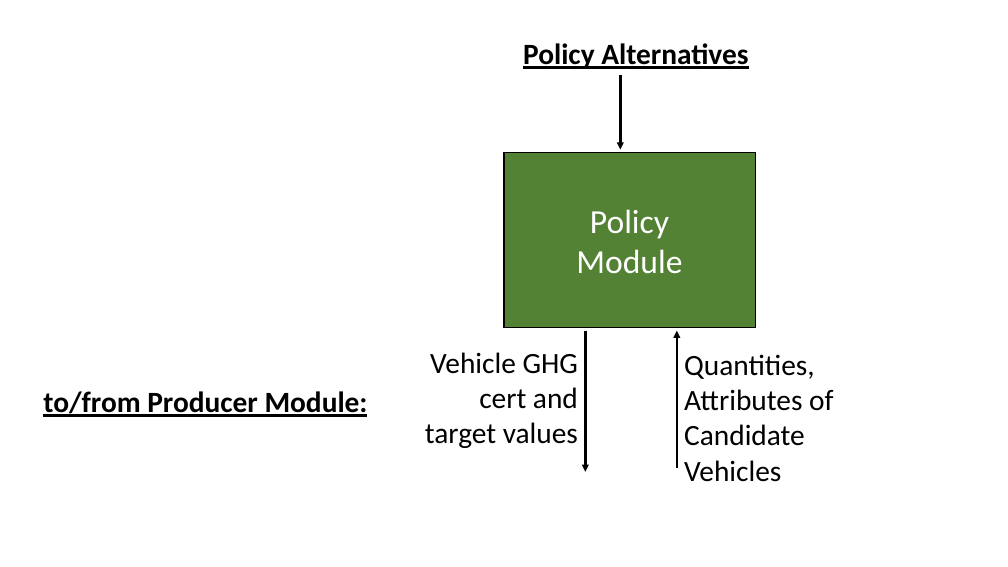
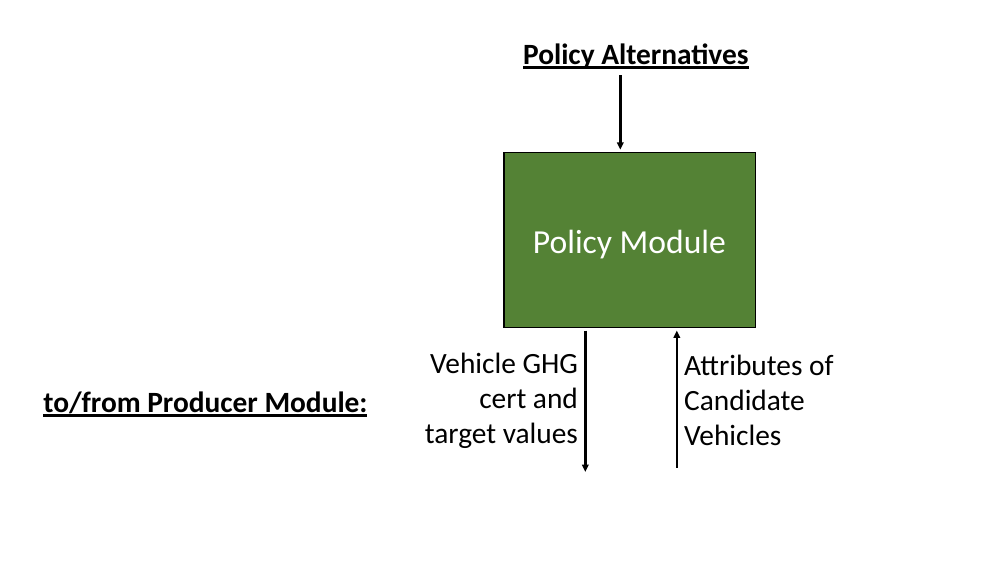
Before and after one commit to USEPA/EPA_OMEGA_Model, a slide deck: slide 9 of doc/source/_static/raw_figures.pptx. Drawn at 1008x567 pixels with LibreOffice and Linux fonts; fonts in the diff are those of the drawing. Boxes give left, top, right and bottom in pixels: in the first picture for what was removed or moved away, otherwise in the second. Text is boxed around its words. In the diff, an @@ line names an element or a change of style, - is before the commit and + after.

```diff
--- a/doc/source/_static/raw_figures.pptx
+++ b/doc/source/_static/raw_figures.pptx
@@ text in rectangle at box(533, 229, 726, 259): text changed @@
-Policy
-Module
+Policy Module
@@ text at box(684, 354, 833, 446): text changed @@
-Quantities, Attributes of Candidate Vehicles
+Attributes of Candidate Vehicles
```
Also in this commit, not shown: 4 other slides changed, 4 other files.
